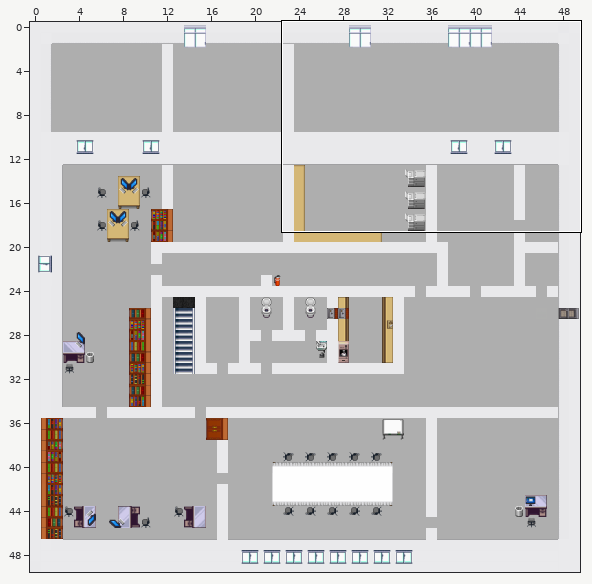
Tiled map (JSON): map/baltic.json. Above: a wide view before the commit, with the close-up outlined.
Close-up. Before the edit:
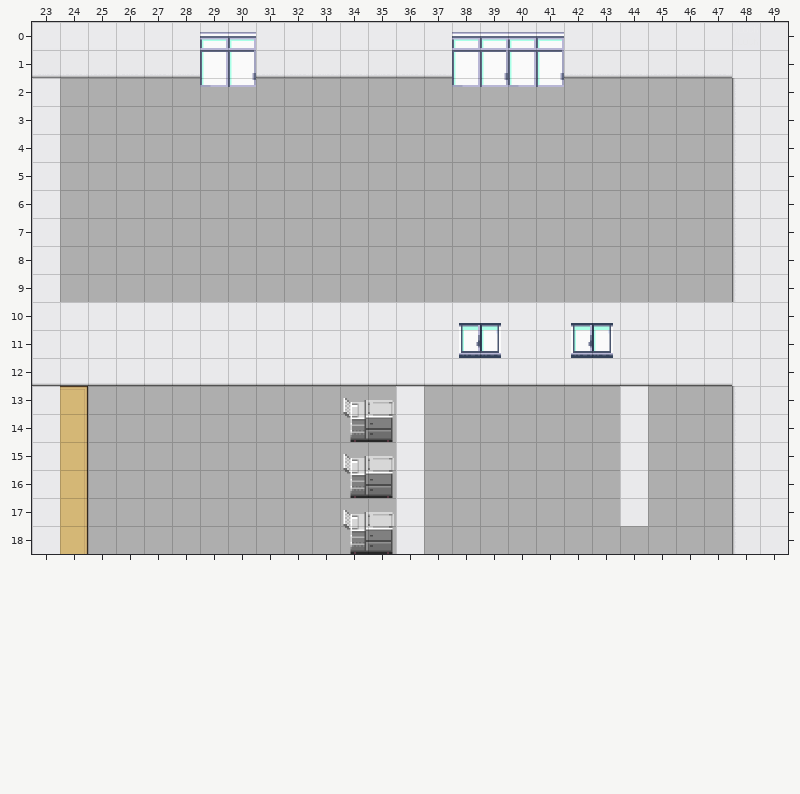
Cells are 32x32 px. Shown: x 23..49, y 0..18. The commit also changed other parts of the map, which this record leaves out.
After the commit:
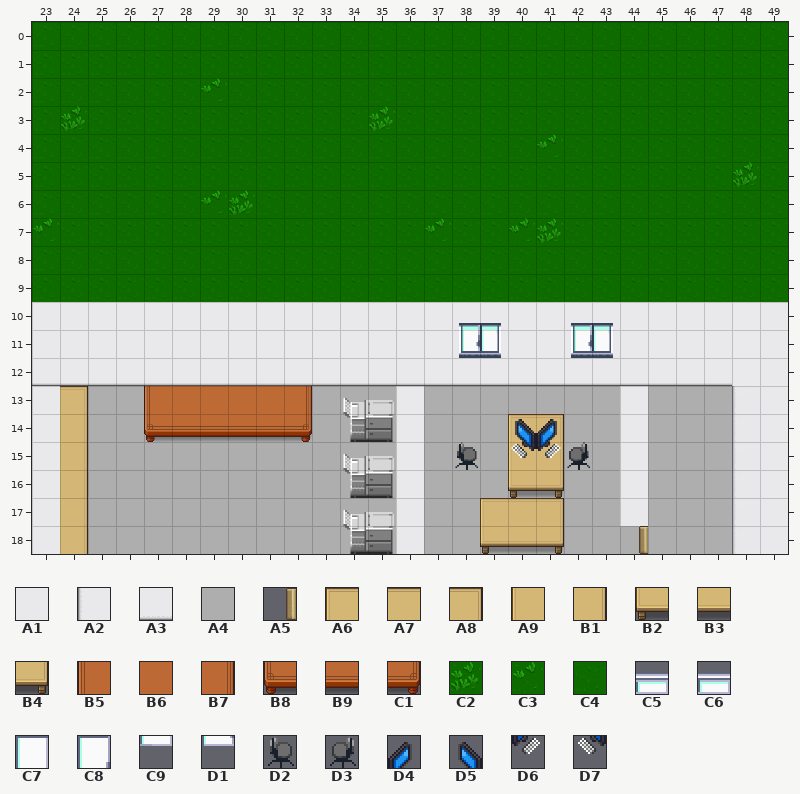
Key: from "cija_32x32_expansion for Pipoy": A1 721, A2 722 turned 180, A3 722 turned 90, A4 871, A5 936 turned 90, A6 1340, A7 1341, A8 1342, A9 1355, B1 1357, B2 1370, B3 1371, B4 1372, B5 1400, B6 1401, B7 1402, B8 1415, B9 1416, C1 1417; from "floortileset": C2 16, C3 18, C4 19; from "tilesets_deviant_milkian_1": C5 12, C6 13, C7 28, C8 29, C9 44, D1 45, D2 114, D3 115, D4 189, D5 190, D6 205, D7 206.
__ is an empty cell, ## one hidden under a higher layer.
Change:
Layer "bottom":
y 0: x 23..49 ## ## ## ## ## ## ## ## ## ## ## ## ## ## ## ## ## ## ## ## ## ## ## ## ## A1 ## -> C4 C4 C4 C4 C4 C4 C4 C4 C4 C4 C4 C4 C4 C4 C4 C4 C4 C4 C4 C4 C4 C4 C4 C4 C4 C4 C4
y 1: x 23..49 A3 A3 A3 A3 A3 A3 ## ## A3 A3 A3 A3 A3 A3 A3 ## ## ## ## A3 A3 A3 A3 A3 A3 ## ## -> C4 C4 C4 C4 C4 C4 C4 C4 C4 C4 C4 C4 C4 C4 C4 C4 C4 C4 C4 C4 C4 C4 C4 C4 C4 C4 C4
y 2: x 23..49 ## A4 A4 A4 A4 A4 A4 A4 A4 A4 A4 A4 A4 A4 A4 A4 A4 A4 A4 A4 A4 A4 A4 A4 A4 A2 ## -> C4 C4 C4 C4 C4 C4 C3 C4 C4 C4 C4 C4 C4 C4 C4 C4 C4 C4 C4 C4 C4 C4 C4 C4 C4 C4 C4
y 3: x 23..49 ## A4 A4 A4 A4 A4 A4 A4 A4 A4 A4 A4 A4 A4 A4 A4 A4 A4 A4 A4 A4 A4 A4 A4 A4 A2 ## -> C4 C2 C4 C4 C4 C4 C4 C4 C4 C4 C4 C4 C2 C4 C4 C4 C4 C4 C4 C4 C4 C4 C4 C4 C4 C4 C4
y 4: x 23..49 ## A4 A4 A4 A4 A4 A4 A4 A4 A4 A4 A4 A4 A4 A4 A4 A4 A4 A4 A4 A4 A4 A4 A4 A4 A2 ## -> C4 C4 C4 C4 C4 C4 C4 C4 C4 C4 C4 C4 C4 C4 C4 C4 C4 C4 C3 C4 C4 C4 C4 C4 C4 C4 C4
y 5: x 23..49 ## A4 A4 A4 A4 A4 A4 A4 A4 A4 A4 A4 A4 A4 A4 A4 A4 A4 A4 A4 A4 A4 A4 A4 A4 A2 ## -> C4 C4 C4 C4 C4 C4 C4 C4 C4 C4 C4 C4 C4 C4 C4 C4 C4 C4 C4 C4 C4 C4 C4 C4 C4 C2 C4
y 6: x 23..49 ## A4 A4 A4 A4 A4 A4 A4 A4 A4 A4 A4 A4 A4 A4 A4 A4 A4 A4 A4 A4 A4 A4 A4 A4 A2 ## -> C4 C4 C4 C4 C4 C4 C3 C2 C4 C4 C4 C4 C4 C4 C4 C4 C4 C4 C4 C4 C4 C4 C4 C4 C4 C4 C4
y 7: x 23..49 ## A4 A4 A4 A4 A4 A4 A4 A4 A4 A4 A4 A4 A4 A4 A4 A4 A4 A4 A4 A4 A4 A4 A4 A4 A2 ## -> C3 C4 C4 C4 C4 C4 C4 C4 C4 C4 C4 C4 C4 C4 C3 C4 C4 C3 C2 C4 C4 C4 C4 C4 C4 C4 C4
y 8..9: x 23..49 ## A4 A4 A4 A4 A4 A4 A4 A4 A4 A4 A4 A4 A4 A4 A4 A4 A4 A4 A4 A4 A4 A4 A4 A4 A2 ## -> C4 C4 C4 C4 C4 C4 C4 C4 C4 C4 C4 C4 C4 C4 C4 C4 C4 C4 C4 C4 C4 C4 C4 C4 C4 C4 C4
Layer "bottomWall":
y 2..9: x 23 A1 -> __
Layer "topwall":
y 0: x 23..47 A1 A1 A1 A1 A1 A1 A1 A1 A1 A1 A1 A1 A1 A1 A1 A1 A1 A1 A1 A1 A1 A1 A1 A1 A1 -> __ __ __ __ __ __ __ __ __ __ __ __ __ __ __ __ __ __ __ __ __ __ __ __ __; x 49 A1 -> __
y 1: x 48..49 A1 A1 -> __ __
y 2..9: x 49 A1 -> __
y 18: x 44 __ -> A5
Layer "objects":
y 13: x 27..32 __ __ __ __ __ __ -> B5 B6 B6 B6 B6 B7
y 14: x 27..32 __ __ __ __ __ __ -> B8 B9 B9 B9 B9 C1; x 40..41 __ __ -> A6 A8
y 15: x 38 __ -> D2; x 40..42 __ __ __ -> A9 B1 D3
y 16: x 40..41 __ __ -> B2 B4
y 17: x 39..41 __ __ __ -> A6 A7 A8
y 18: x 39..41 __ __ __ -> B2 B3 B4
Layer "topobjects":
y 14: x 40..41 __ __ -> D5 D4
y 15: x 40..41 __ __ -> D7 D6
Layer "top":
y 0: x 29..30 C5 C6 -> __ __; x 38..41 C5 C6 C5 C6 -> __ __ __ __
y 1: x 29..30 C7 C8 -> __ __; x 38..41 C7 C8 C7 C8 -> __ __ __ __
y 2: x 29..30 C9 D1 -> __ __; x 38..41 C9 D1 C9 D1 -> __ __ __ __
Boxes around the changes in both close-ups, in picture pixels (x1, y1, x2, y2):
changed: (32, 22, 788, 302)
added: (144, 386, 312, 442)
added: (480, 414, 590, 554)
added: (455, 442, 478, 470)
added: (639, 526, 648, 554)
